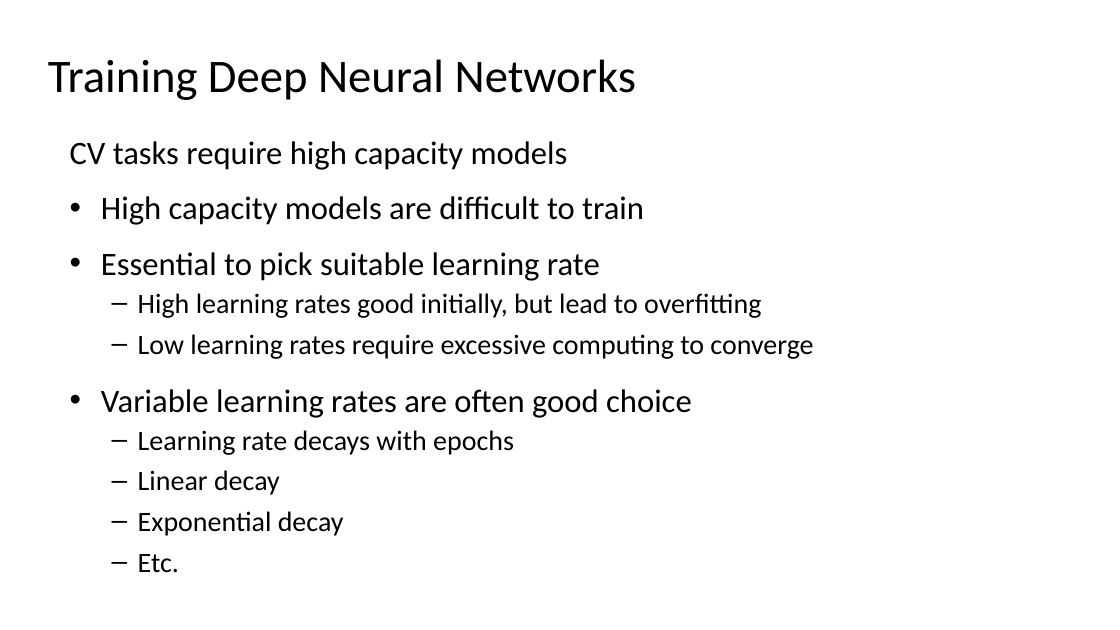
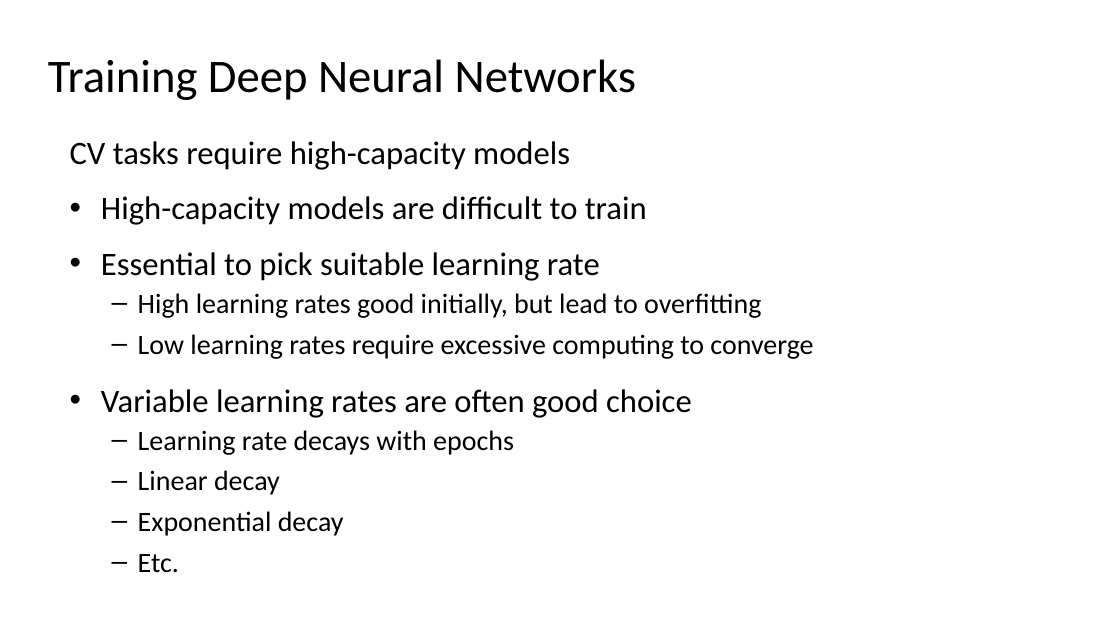
Before and after one commit to StephenElston/CSCI-E25, a slide deck: slide 57 of Slides/5_BuildingBlocksOfDeepLearning.pptx. Drawn at 1120x630 pixels with LibreOffice and Linux fonts; fonts in the diff are those of the drawing. Boxes give left, top, right and bottom in pixels: in the first picture for what was removed or moved away, otherwise in the second. Text is boxed around its words. In the diff, an @@ line names an element or a change of style, - is before the commit and + after.

```diff
--- a/Slides/5_BuildingBlocksOfDeepLearning.pptx
+++ b/Slides/5_BuildingBlocksOfDeepLearning.pptx
@@ text at (70,141,647,225): text changed @@
-CV tasks require high capacity models
-• High capacity models are difficult to train
+CV tasks require high-capacity models
+• High-capacity models are difficult to train
```
Also in this commit, not shown: 22 other slides changed.
